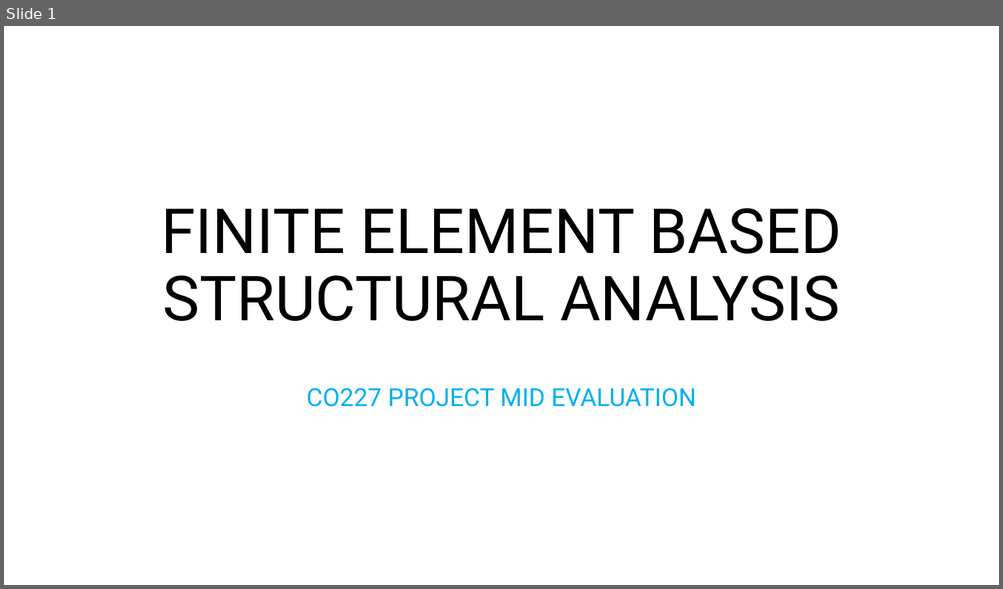
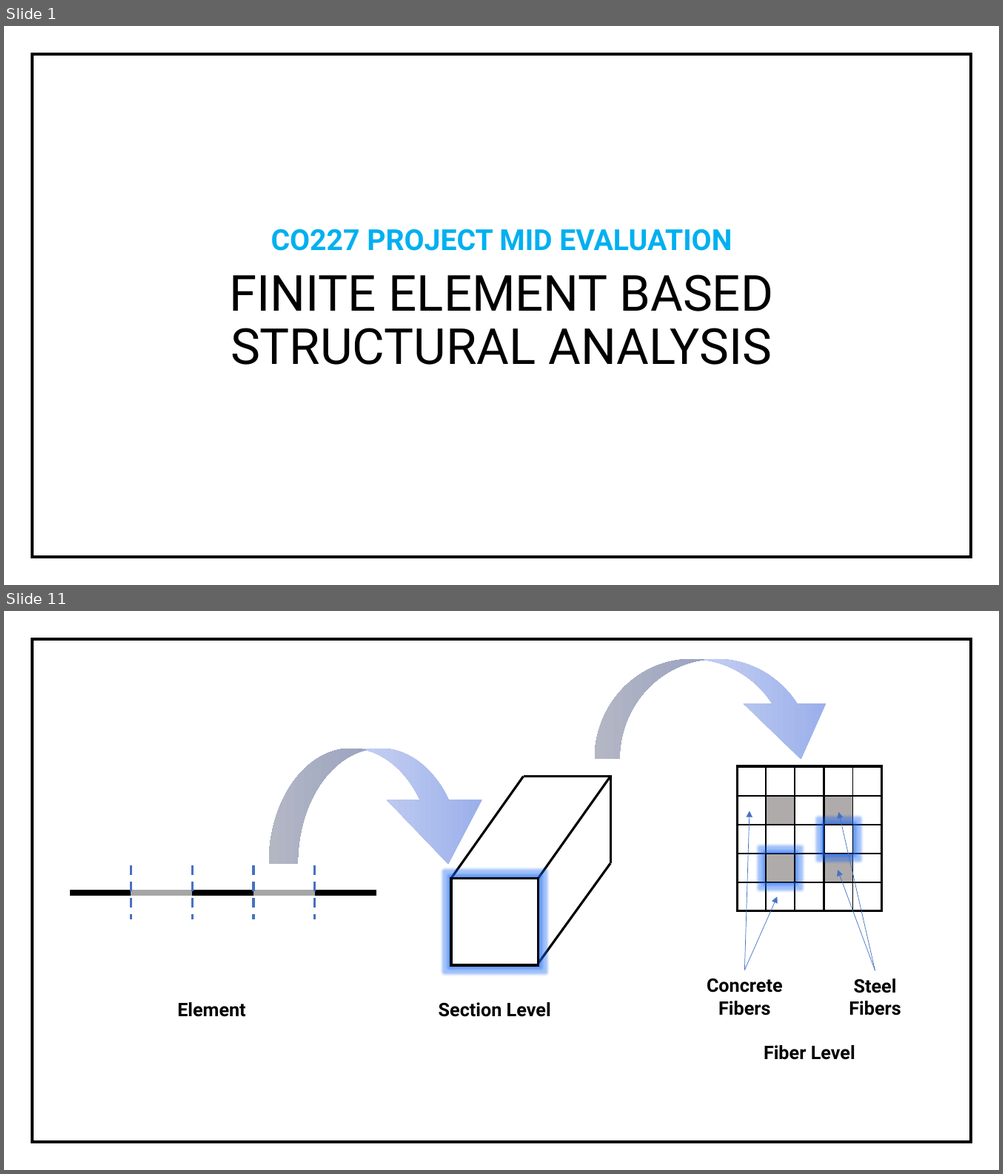
Before and after one commit to imsuneth/FEM, a slide deck: Documentations/Mid evaluation presentation/FINITE ELEMENT BASED STRUCTURAL ANALYSIS.pptx. Shown one above the other, each under a label of ours: slide 1 before the commit, slides 1 and 11 after it; the slides between them are not shown. The pictures are 1003x589 and 1003x1174 pixels, drawn with LibreOffice and Linux fonts; fonts in the diff are those of the drawing. Boxes give left, top, right and bottom in pixels: in the first picture for what was removed or moved away, otherwise in the second. Text is boxed around its words. In the diff, an @@ line names an element or a change of style, - is before the commit and + after.

```diff
--- a/Documentations/Mid evaluation presentation/FINITE ELEMENT BASED STRUCTURAL ANALYSIS.pptx
+++ b/Documentations/Mid evaluation presentation/FINITE ELEMENT BASED STRUCTURAL ANALYSIS.pptx
@@ slide 11 added at [4,611,999,1170], background #FFFFFF @@
@@ rectangle added at [32,639,971,1143], outline #000000 3 pt @@
@@ curved down arrow added at [595,659,842,759], fill gradient #96ABEA to #C0CBF0 to #E0E5F7 @@
@@ curved down arrow added at [269,749,495,864], fill gradient #96ABEA to #C0CBF0 to #E0E5F7 @@
@@ arrow added from (744, 971) to (749, 811), #4472C4 0.5 pt @@
@@ group added at [737,766,882,911]: 26 rectangles @@
@@ arrow added from (875, 971) to (839, 812), #4472C4 0.5 pt @@
@@ group added at [70,866,376,920]: 9 lines @@
@@ arrow added from (875, 971) to (837, 870), #4472C4 0.5 pt @@
@@ group added at [451,777,611,966]: 3 lines, 1 freeform shape, 1 rectangle @@
@@ arrow added from (744, 971) to (777, 897), #4472C4 0.5 pt @@
@@ text added at [706,979,782,1016], 18 pt, text #000000, bold @@
+Concrete
+Fibers
@@ text added at [848,979,900,1016], 18 pt, text #000000, bold @@
+Steel
+Fibers
@@ text added at [177,1002,245,1017], 18 pt, text #000000, bold @@
+Element
@@ text added at [438,1002,551,1017], 18 pt, text #000000, bold @@
+Section Level
@@ text added at [763,1045,855,1060], 18 pt, text #000000, bold @@
+Fiber Level
@@ slide 1 changed as well @@
@@ rectangle added at [32,54,971,558], outline #000000 3 pt @@
@@ text "CO227 PROJECT MID EVALUATION": place and size @@
-text "CO227 PROJECT MID EVALUATION" at [307,388,696,407]
+text "CO227 PROJECT MID EVALUATION" at [271,229,731,251]
@@ text "CO227 PROJECT MID EVALUATION" at [271,229,731,251]: size 24 to 28 pt, bold on @@
@@ text at [229,275,773,365]: text changed; size 60 to 48 pt @@
-FINITE ELEMENT BASED STRUCTURAL ANALYSIS
+FINITE ELEMENT BASED
+STRUCTURAL ANALYSIS
```
Also in this commit, not shown: 14 other slides added, 1 slide removed, 11 other files.
